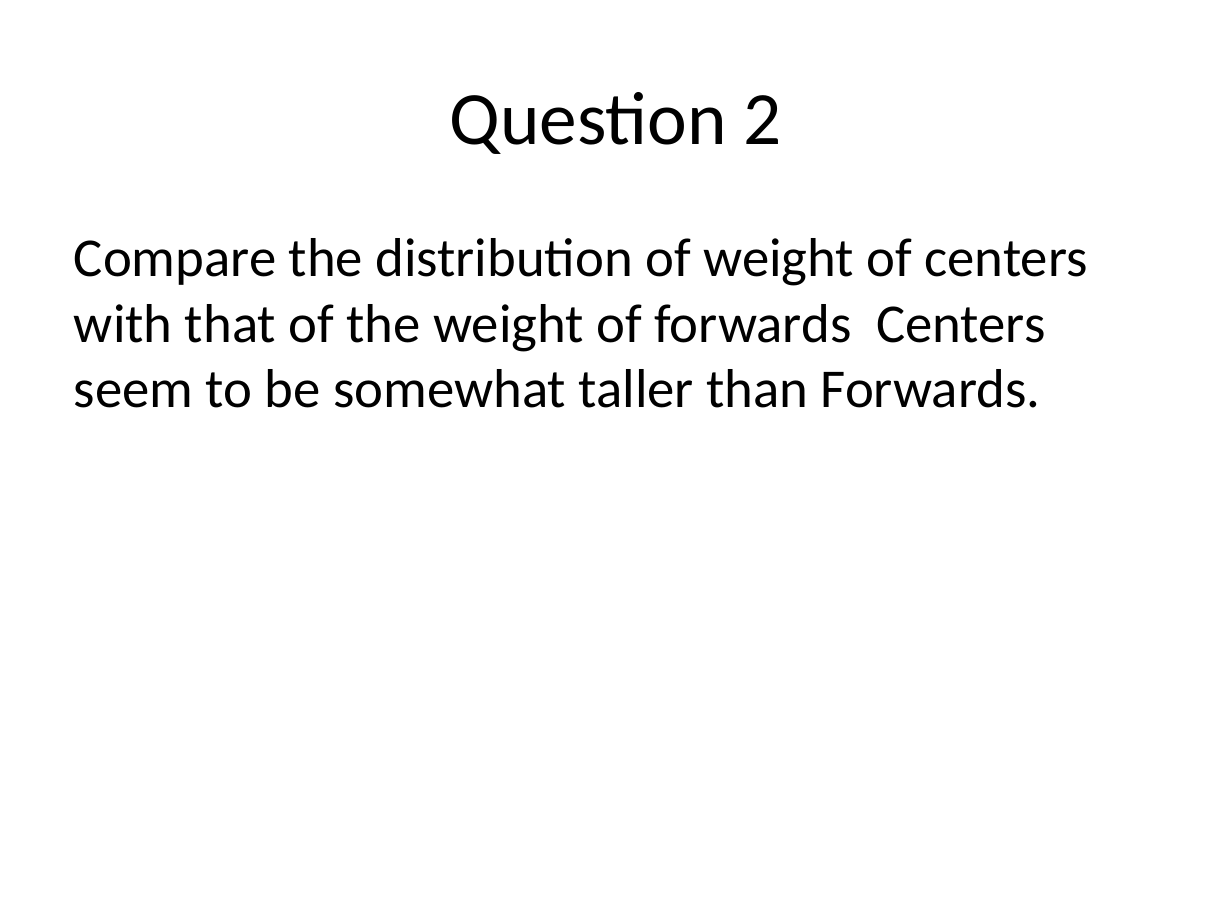
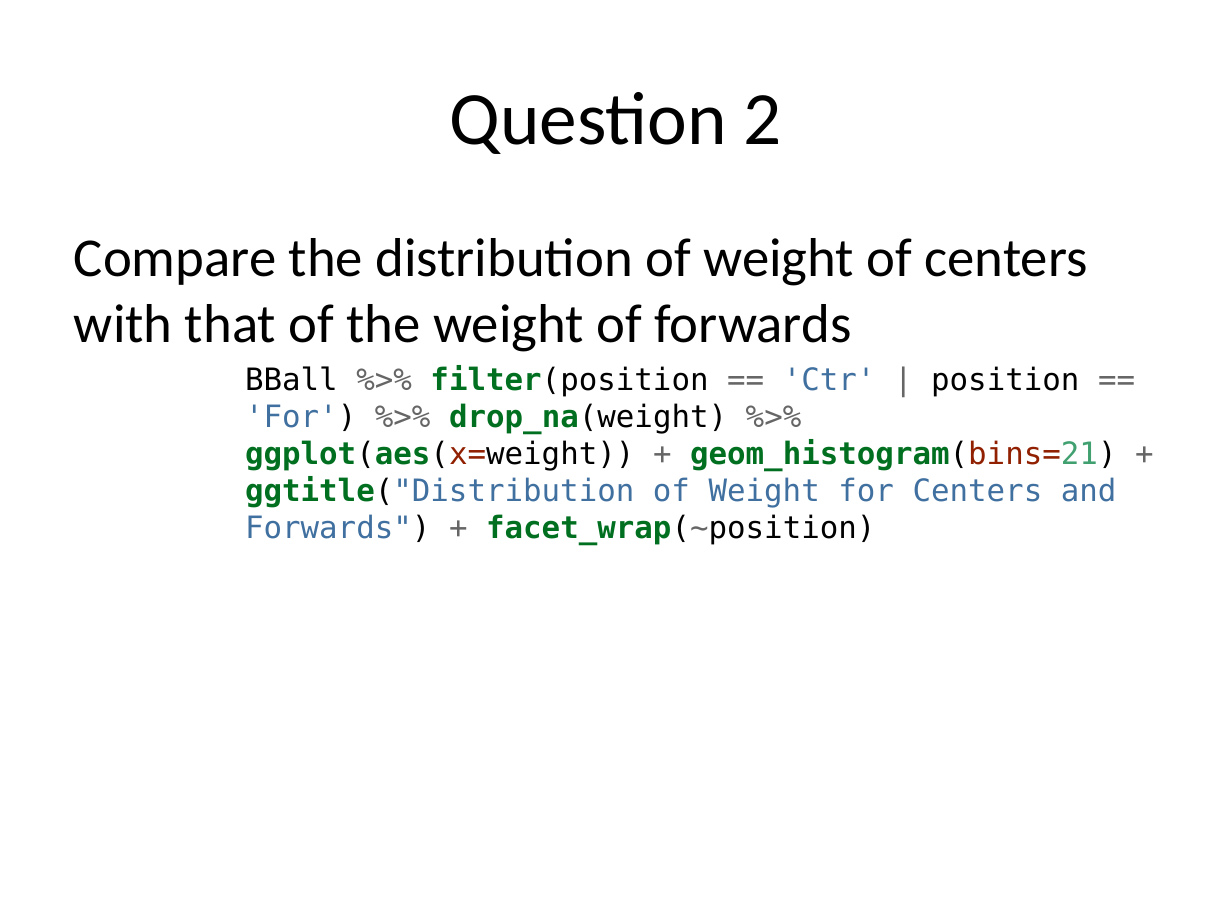
Before and after one commit to rmpalmer/MDS-6306-Doing-Data-Science-Fall-2019, a slide deck: slide 6 of Unit 2/Richard_Palmer_LiveSession_2.pptx (slide 4 before the commit). Drawn at 1232x924 pixels with LibreOffice and Linux fonts; fonts in the diff are those of the drawing. Boxes give left, top, right and bottom in pixels: in the first picture for what was removed or moved away, otherwise in the second. Text is boxed around its words. In the diff, an @@ line names an element or a change of style, - is before the commit and + after.

```diff
--- a/Unit 2/Richard_Palmer_LiveSession_2.pptx
+++ b/Unit 2/Richard_Palmer_LiveSession_2.pptx
@@ text at (74,238,1117,544): text changed; size 32 to 18 pt; font Calibri to DejaVu Sans Mono @@
-Compare the distribution of weight of centers with that of the weight of forwards Centers seem to be somewhat taller than Forwards.
+Compare the distribution of weight of centers with that of the weight of forwards
+BBall %>% filter(position == 'Ctr' | position == 'For') %>% drop_na(weight) %>% ggplot(aes(x=weight)) + geom_histogram(bins=21) + ggtitle("Distribution of Weight for Centers and Forwards") + facet_wrap(~position)
```
Also in this commit, not shown: 8 other slides changed, 18 slides added, 1 other file.
